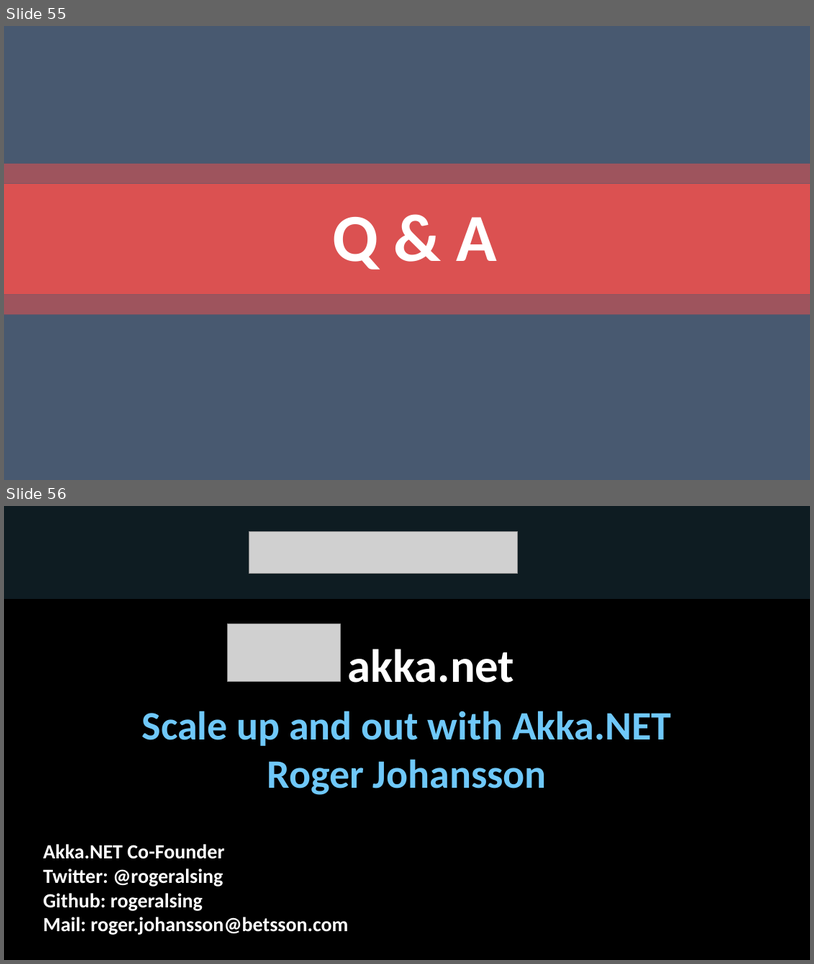
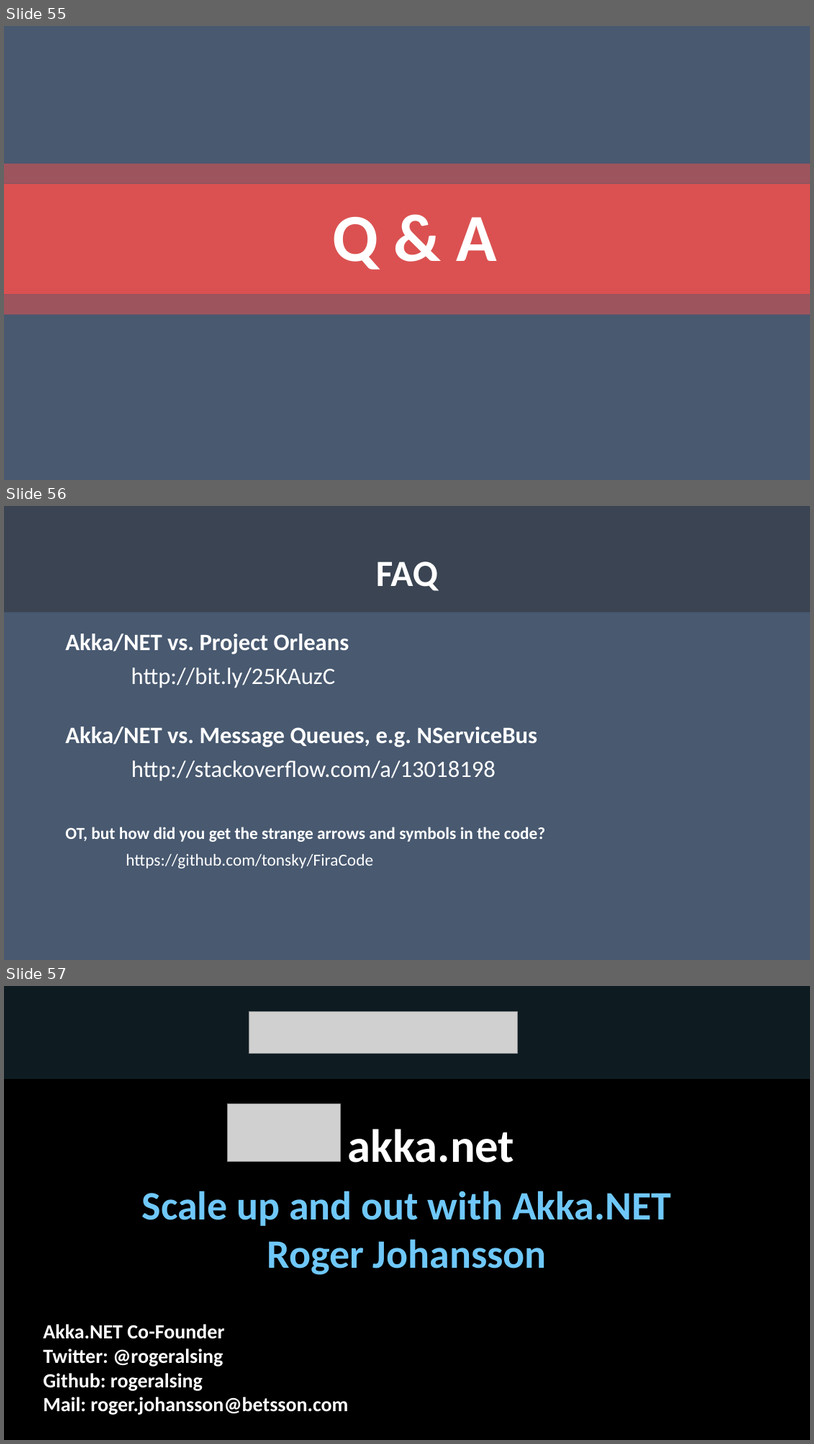
Before and after one commit to rogeralsing/Presentations, a slide deck: NDCOslo/akka.pptx. Shown one above the other, each under a label of ours: slides 55 and 56 before the commit, slides 55, 56 and 57 after it. The pictures are 814x964 and 814x1444 pixels, drawn with LibreOffice and Linux fonts; fonts in the diff are those of the drawing; grey boxes stand for pictures. Boxes give left, top, right and bottom in pixels: in the first picture for what was removed or moved away, otherwise in the second. Text is boxed around its words. In the diff, an @@ line names an element or a change of style, - is before the commit and + after.

```diff
--- a/NDCOslo/akka.pptx
+++ b/NDCOslo/akka.pptx
@@ slide 56 added at box(4, 506, 810, 960), background #485970 @@
@@ rounded rectangle added at box(4, 506, 810, 612), fill #262626 at 40% opacity @@
@@ title added at box(376, 561, 438, 591), 44 pt, text #FFFFFF, bold @@
+FAQ
@@ text added at box(65, 633, 545, 868), 28 pt, text #FFFFFF, bold @@
+Akka/NET vs. Project Orleans
+http://bit.ly/25KAuzC
+Akka/NET vs. Message Queues, e.g. NServiceBus
+http://stackoverflow.com/a/13018198
+OT, but how did you get the strange arrows and symbols in the code?
+https://github.com/tonsky/FiraCode
@@ what was slide 56 is now slide 57 @@
```
Also in this commit, not shown: 2 slides changed.
